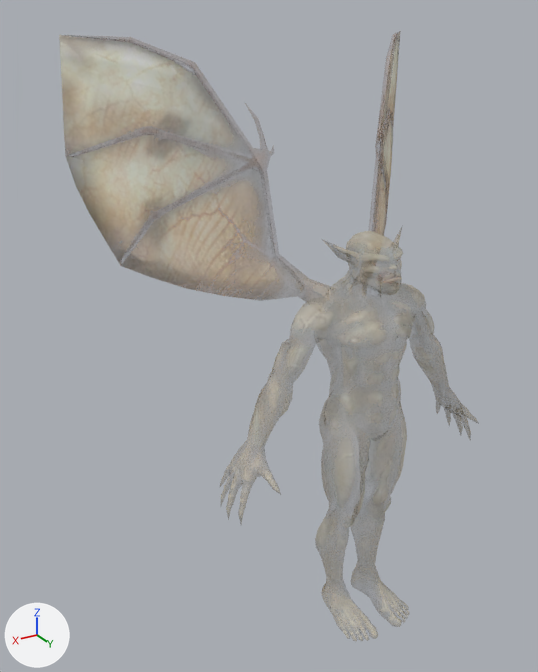
One commit to the FBX model models/imp.fbx: the scene before it, then after it.
Before and after are seen from a 50 mm lens placed at (12.7, 15.8, 18.4), pointed at (1.4, -3.2, 8.9). Every picture has the same lights, and +X, +Y and +Z are marked at lower left.

In view in the first picture: 'Imp'.
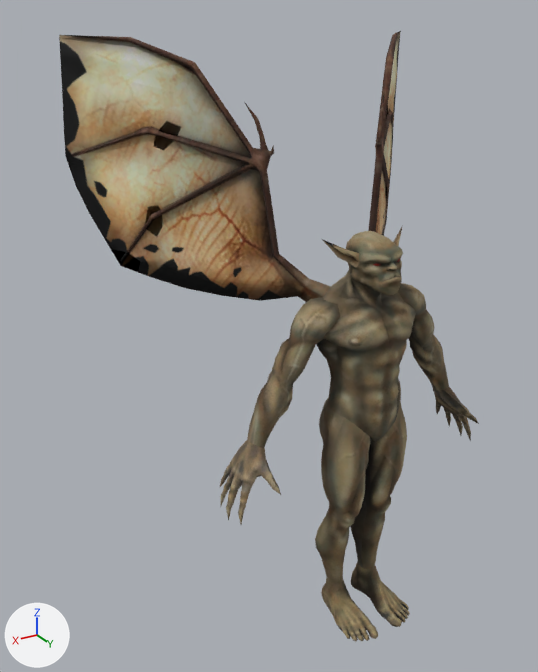
The change, as a list of edits to the scene's bpy script:
```text
Change img_imp_png:
    img_imp_png: load_image('imp.png', 'imp.png', 512, 512, 'Non-Color') -> load_image('imp.png', 'imp.png', 512, 512, 'sRGB')
Change mat_material_001:
    where n0 = _N.new('ShaderNodeBsdfPrincipled'); n0.name = 'Principled BSDF'
    n0.inputs[2].default_value: 1.0 -> 0.859  # 'Roughness'
    remove n3 = _N.new('ShaderNodeTexImage'); n3.name = 'Image Texture.001'
    remove n3.image = img_imp_png
    remove _L.new(n3.outputs[0], n0.inputs[4])  # 'Color' to 'Alpha'
```

Boxes [x1, y1, x2, y2] around the edits, measured in the pictures (538 x 672 px):
'Imp', surface changed
    both: [59, 31, 479, 641]
